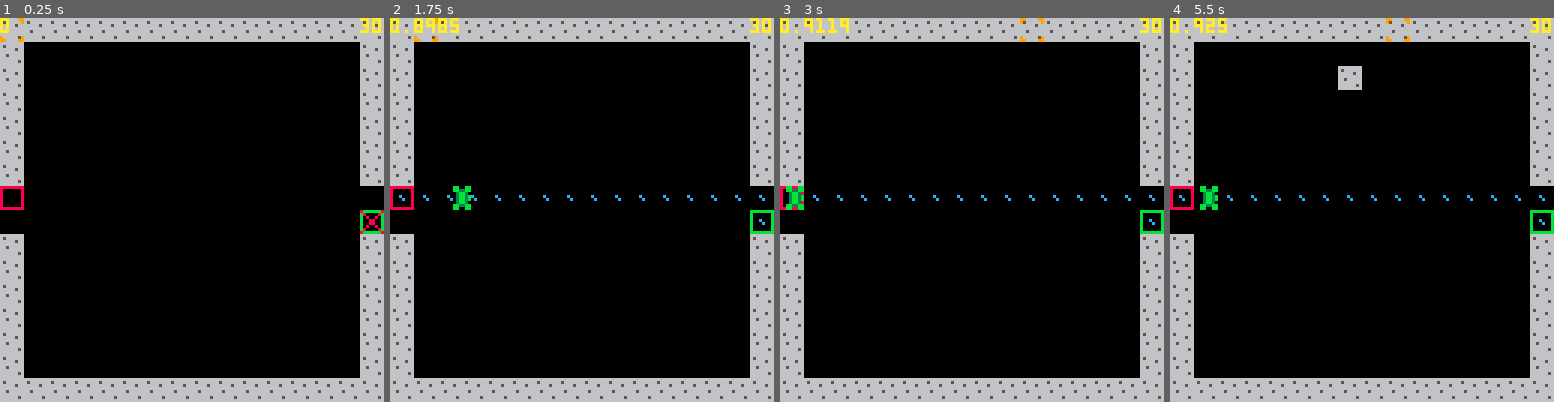
Above: before the commit, frames 1-4 (left to right).
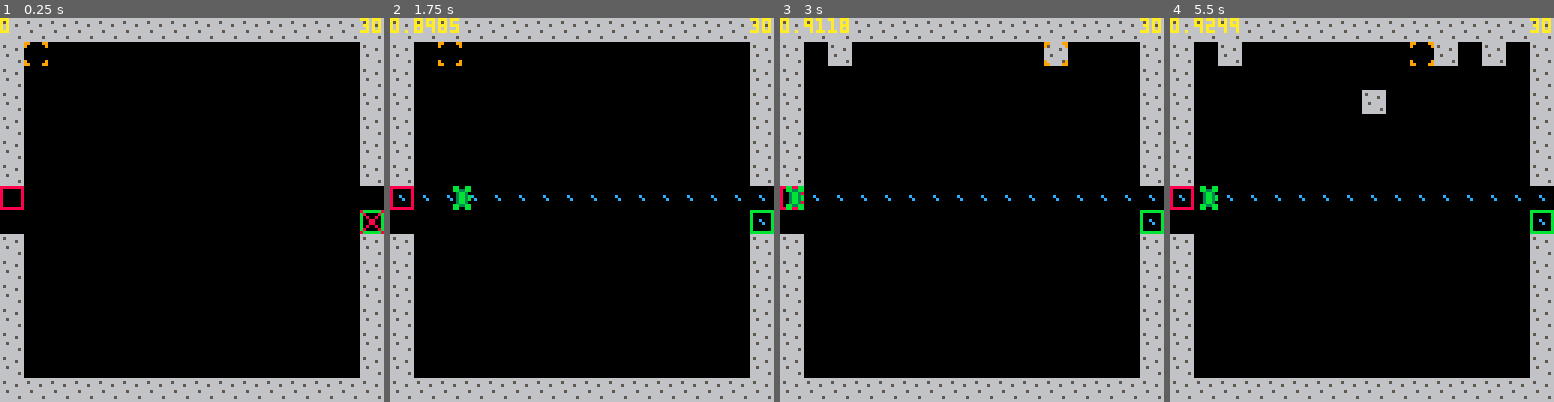
Above: after the commit, the same moments.

Repository: langchr86/pico-bubble-towers
Game: PICO-8 cartridge pico-proto.p8
The game is run twice, just before and just after one commit, with the same random seed, the same clock (stepped at 60 frames per second) and the same inputs.
Inputs:
- Up to frame 1 (0.25 s): no input
- Up to frame 2 (1.75 s): tap X (X key) at 0.33, 1.07 s; tap O (Z key) at 0.7, 1.7 s; hold Right from 1.6 s (still down)
- Up to frame 3 (3 s): tap X (X key) at 1.85, 2.97 s; release Right at 2.1 s; tap O (Z key) at 2.1, 2.5, 2.9 s; hold Up 2.15-2.42 s; hold Right from 2.47 s (still down)
- Up to frame 4 (5.5 s): release Right at 3.03 s; hold Left 3.08-3.58 s; tap O (Z key) every 0.4 s from 3.3 to 5.3 s; hold Down 3.63-3.97 s; hold Right 4.02-4.68 s; tap X (X key) at 4.08, 5.2 s; hold Up 4.73-5.03 s; hold Left from 5.08 s (still down)

The runs differ from the first frame. In frame 1, 0.1% of the frame differs, in the area x 0-13%, y 0-13%; in frame 2, 0.1%; in frame 3, 0.9%; in frame 4, 2.2%, in the area x 12-88%, y 0-25%.

Commit message:
extract cursor into own class

Diff:
--- /dev/null
+++ b/cursor.lua
@@ -0,0 +1,58 @@
+-- Copyright 2024 by Christian Lang is licensed under CC BY-NC-SA 4.0
+
+Cursor = {
+  sprite_n=6,
+  pos=nil,
+  min=nil,
+  max=nil,
+  increment=1,
+}
+Cursor.__index = Cursor
+
+function Cursor:New(pos, min, max, increment)
+  o = {
+    pos=pos:Clone(),
+    min=min:Clone(),
+    max=max:Clone(),
+    increment=increment,
+  }
+  return setmetatable(o, self)
+end
+
+function Cursor:Set(pos)
+  self.pos = pos
+end
+
+function Cursor:MoveUp()
+  self.pos.y -= self.increment
+  if (self.pos.y < self.min.y) then
+    self.pos.y = self.min.y
+  end
+end
+
+function Cursor:MoveDown()
+  self.pos.y += self.increment
+  if (self.pos.y > self.max.y) then
+    self.pos.y = self.max.y
+  end
+end
+
+function Cursor:MoveLeft()
+  self.pos.x -= self.increment
+  if (self.pos.x < self.min.x) then
+    self.pos.x = self.min.x
+  end
+end
+
+function Cursor:MoveRight()
+  self.pos.x += self.increment
+  if (self.pos.x > self.max.x) then
+    self.pos.x = self.max.x
+  end
+end
+
+function Cursor:Draw()
+  if self.pos then
+    spr(self.sprite_n, self.pos.x, self.pos.y)
+  end
+end
--- a/pico-proto.lua
+++ b/pico-proto.lua
@@ -8,7 +8,12 @@
   poke(0x5f5d, 2) -- set the repeating delay.
 end
 
-cursor = {x=0, y=0}
+screen_max = Point:New(128, 128)
+field_size = 8
+cursor_min = Point:New(field_size, field_size)
+cursor_max = screen_max - cursor_min - cursor_min
+cursor = Cursor:New(cursor_min, cursor_min, cursor_max, field_size)
+
 field_width = 8
 field_height = 8
 map_width = 16
@@ -31,7 +36,7 @@
 
 
 function tower_placement()
-  current = { x = cursor.x, y = cursor.y }
+  current = convert_pixel_to_field(cursor.pos)
 
   removed = false
   for value in all(object_map) do
@@ -76,7 +81,11 @@
 end
 
 function convert_field_to_pixel(field)
-  return Point:New(field.x * 8, field.y * 8)
+  return Point:New(field.x * field_size, field.y * field_size)
+end
+
+function convert_pixel_to_field(pos)
+  return Point:New(pos.x / field_size, pos.y / field_size)
 end
 
 function draw_enemy()
@@ -110,31 +119,19 @@
 
 function _update()
   if btnp(⬆️) then
-    cursor.y -= 1
-    if cursor.y < min_y then
-      cursor.y = min_y
-    end
+    cursor:MoveUp()
   end
 
   if btnp(⬇️) then
-    cursor.y += 1
-    if cursor.y > max_y then
-      cursor.y = max_y
-    end
+    cursor:MoveDown()
   end
 
   if btnp(⬅️) then
-    cursor.x -= 1
-    if cursor.x < min_x then
-      cursor.x = min_x
-    end
+    cursor:MoveLeft()
   end
 
   if btnp(➡️) then
-    cursor.x += 1
-    if cursor.x > max_x then
-      cursor.x = max_x
-    end
+    cursor:MoveRight()
   end
 
   if btnp(🅾️) then
@@ -158,10 +155,10 @@
 
   spr(3, start.x * field_width, start.y * field_height)
   spr(4, goal.x * field_width, goal.y * field_height)
-  spr(6, cursor.x * field_width, cursor.y * field_height)
 
   draw_path()
   draw_enemy()
+  cursor:Draw()
 
   fps = stat(7)
   print(fps, 120, 0, 10)
--- a/pico-proto.p8
+++ b/pico-proto.p8
@@ -10,6 +10,7 @@
 -- cc by-nc-sa 4.0
 
 #include point.lua
+#include cursor.lua
 #include enemy.lua
 #include table.lua
 #include lua-star.lua
--- a/point.lua
+++ b/point.lua
@@ -13,3 +13,11 @@
   }
   return setmetatable(o, self)
 end
+
+function Point:Clone()
+    return Point:New(self.x, self.y)
+  end
+
+function Point.__sub(lhs, rhs)
+  return Point:New(lhs.x - rhs.x, lhs.y - rhs.y)
+end
